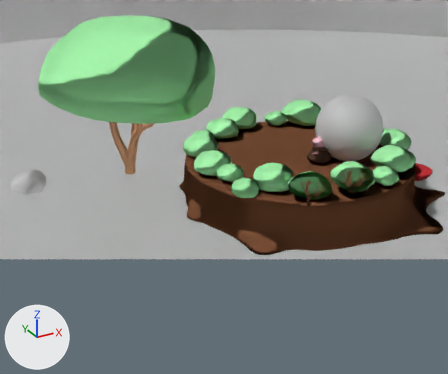
One commit to the Blender file production/shots/5_overboard/overboard_0700.blend: the scene before it, then after it.
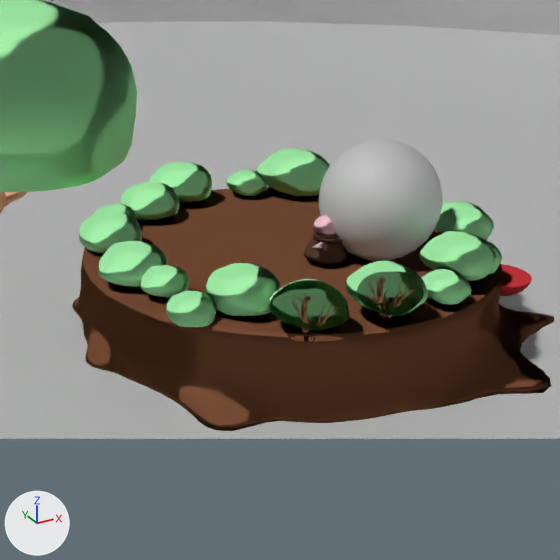
There are two pictures of each version: one from a camera (50 mm lens) standing at (-17.6, -24.3, 13.5) and looking at (-4.0, 0.5, 1.1), one close up on the part from 31% to 100% of the width and 5% to 87% of the height. The axes (+X, +Y, +Z) are drawn at lower left. The lights are the same throughout. Everything nearer to the camera than a plane just in front of the edit is cut away.

The first close-up shows 'Environment', 'Pebble.001', 'Pile of food', 'Skybox', 'Temp stump foliage'.
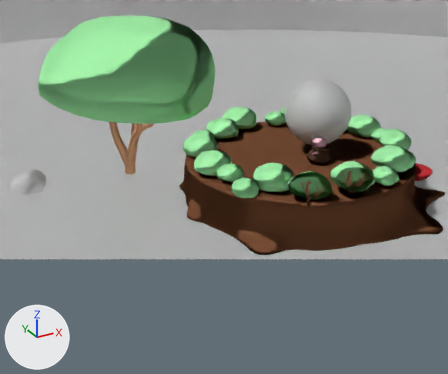
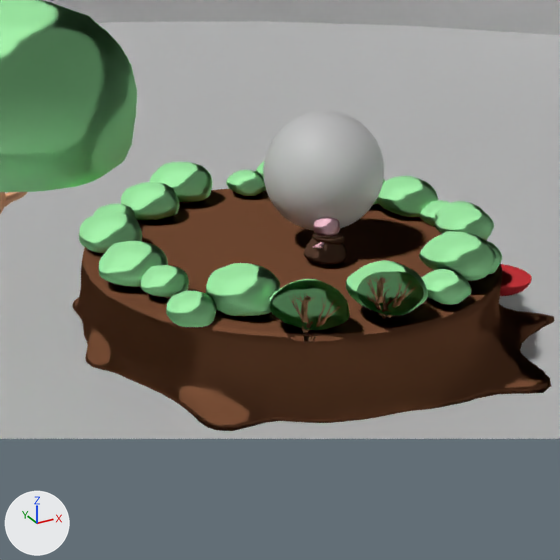
Boxes [x1, y1, x2, y2] around the edits, measured in the close-ups (560 x 560 px):
'Pile of food', moved
    before: [319, 139, 442, 261]
    after: [263, 111, 384, 231]

Edits to the bpy script that builds the scene:
```text
Change ob_pile_of_food:
    ob_pile_of_food.location: (1.85, -1.59, 3.85) -> (0.93, -0.22, 4.44)
```
